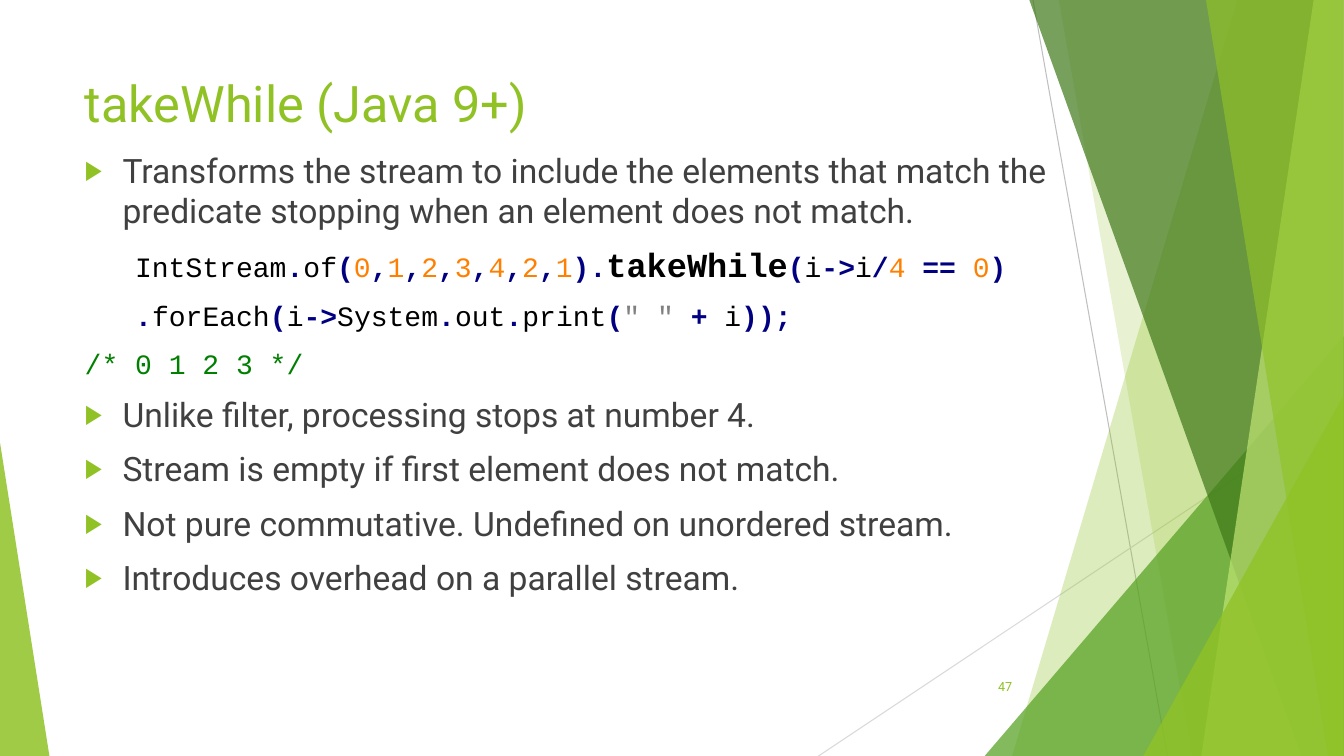
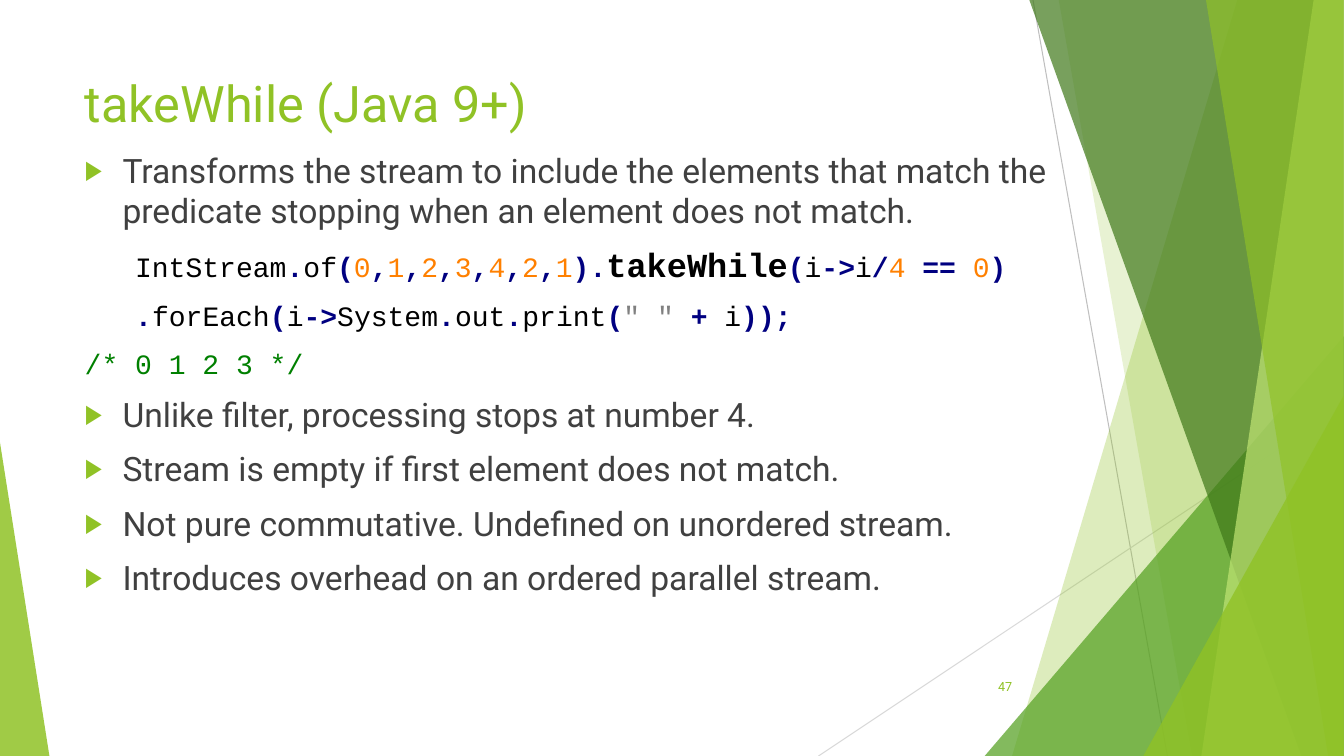
Before and after one commit to RichardRoda/2017-CodePaLOUsa-Lambda, a slide deck: slide 47 of Learning to Love the Lambda in the Stream.pptx. Drawn at 1344x756 pixels with LibreOffice and Linux fonts; fonts in the diff are those of the drawing. Boxes give left, top, right and bottom in pixels: in the first picture for what was removed or moved away, otherwise in the second. Text is boxed around its words. In the diff, an @@ line names an element or a change of style, - is before the commit and + after.

Commit message:
Change subtitle of presentation to better reflect that it has advanced concepts not just introductory.  Add slides detailing how to use the strategy pattern for streams both for intermediate operations as well as for the stream processing.

```diff
--- a/Learning to Love the Lambda in the Stream.pptx
+++ b/Learning to Love the Lambda in the Stream.pptx
@@ text at box(123, 565, 881, 597): text changed @@
-▶ Introduces overhead on a parallel stream.
+▶ Introduces overhead on an ordered parallel stream.
```
Also in this commit, not shown: 9 other slides changed, 5 slides added, 1 slide removed, 1 other file.
